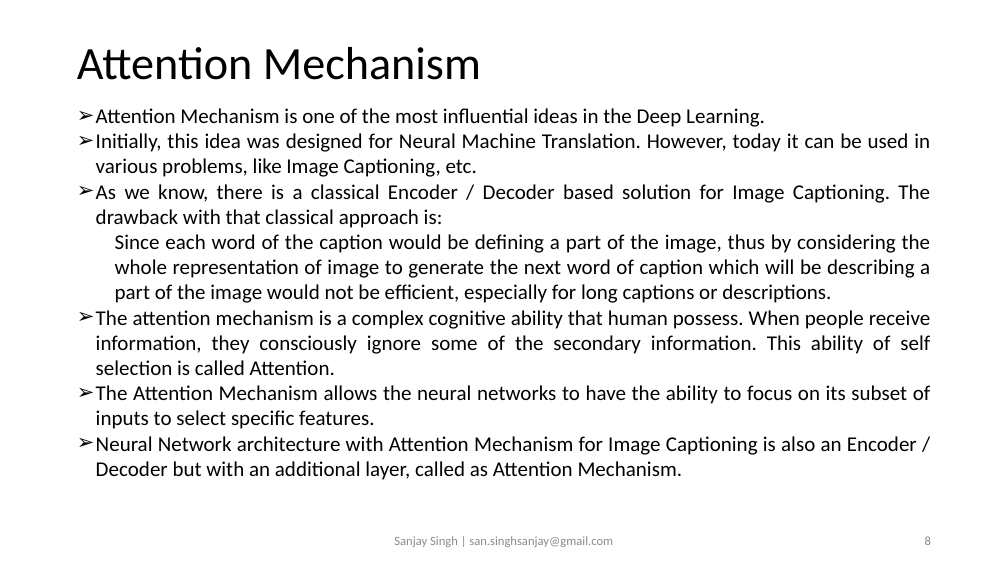
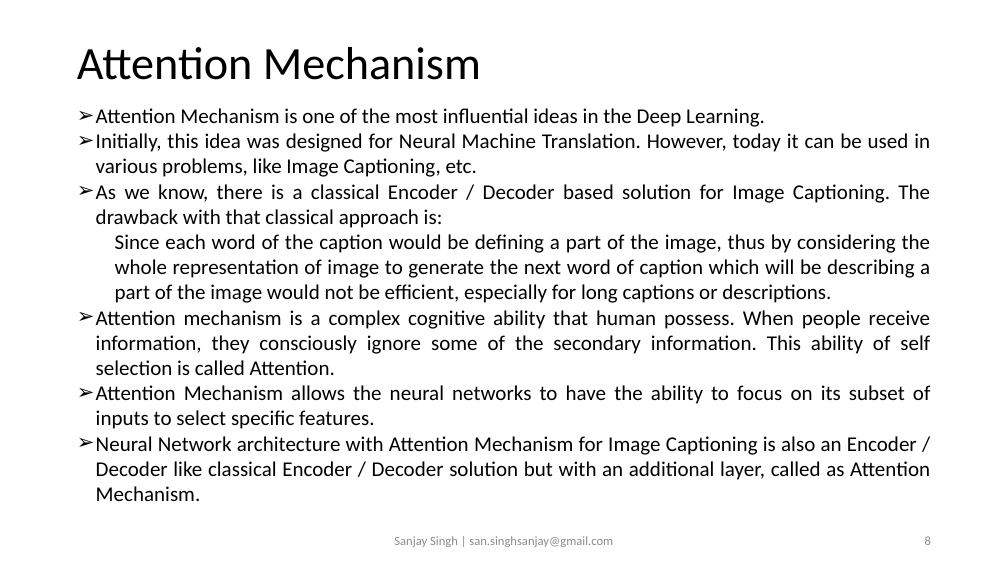
Before and after one commit to sansinghsanjay/Flickr8k_ImageCaptioning_AttentionMechanism, a slide deck: slide 8 of readme.pptx. Drawn at 1008x567 pixels with LibreOffice and Linux fonts; fonts in the diff are those of the drawing. Boxes give left, top, right and bottom in pixels: in the first picture for what was removed or moved away, otherwise in the second. Text is boxed around its words. In the diff, an @@ line names an element or a change of style, - is before the commit and + after.

```diff
--- a/readme.pptx
+++ b/readme.pptx
@@ text at (96, 310, 931, 501): text changed @@
-➢ The attention mechanism is a complex cognitive ability that human possess. When people receive information, they consciously ignore some of the secondary information. This ability of self selection is called Attention.
-➢ The Attention Mechanism allows the neural networks to have the ability to focus on its subset of inputs to select specific features.
-➢ Neural Network architecture with Attention Mechanism for Image Captioning is also an Encoder / Decoder but with an additional layer, called as Attention Mechanism.
+➢ Attention mechanism is a complex cognitive ability that human possess. When people receive information, they consciously ignore some of the secondary information. This ability of self selection is called Attention.
+➢ Attention Mechanism allows the neural networks to have the ability to focus on its subset of inputs to select specific features.
+➢ Neural Network architecture with Attention Mechanism for Image Captioning is also an Encoder / Decoder like classical Encoder / Decoder solution but with an additional layer, called as Attention Mechanism.
```
Also in this commit, not shown: 10 other slides changed, 19 other files.
